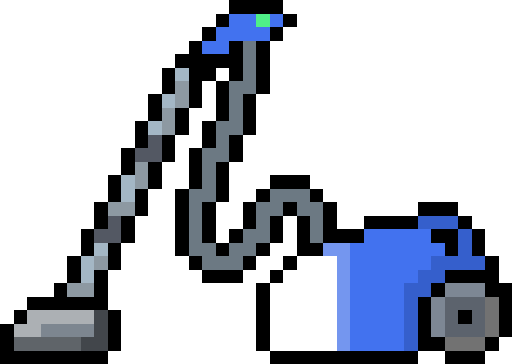
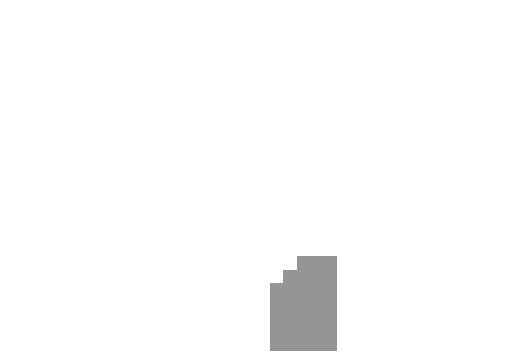
Revision of a layered 512 × 364 image; what changed, layer by layer:
showed "DustContainer", painted on it over [0,0,512,364]
hid "Enabled", painted on it over [0,0,512,364]
